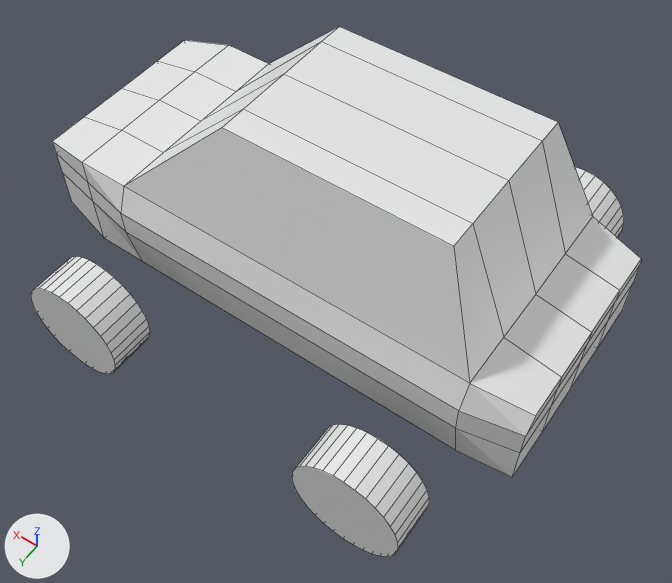
Before and after pictures for a commit that changed the Blender file Blender/auto.blend.
Camera for both pictures: a 50 mm camera at (-2.72, 4.5, 6.7) aimed at (0.18, 0.44, 0.31). Every picture has the same lights, and +X, +Y and +Z are marked at lower left. Mesh edges are drawn as thin lines.
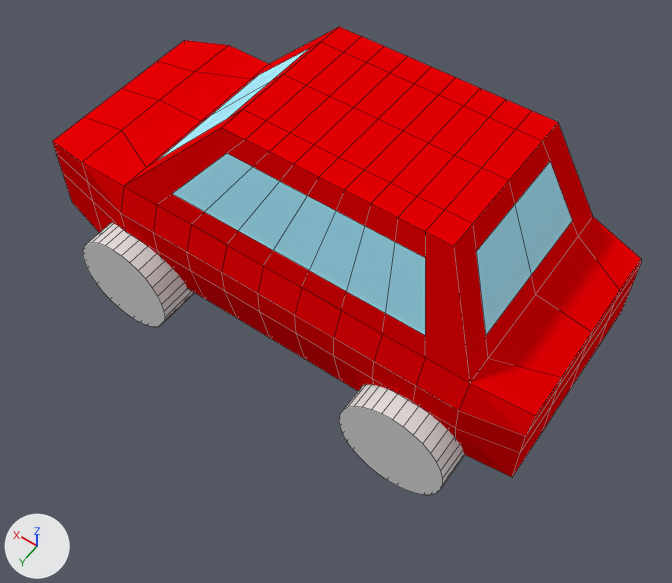
Commit message: Ingekleurde auto

Location of each change, (x1, y1, x2, y2) in pixels of the pictures (672 x 583 px):
'Cube', reshaped (12% shorter)
    before: (31, 27, 641, 556)
    after: (52, 27, 641, 495)
part 1 of me_cube_001, built on
    before: (31, 27, 624, 556)
    after: (83, 27, 593, 495)
part 2 of me_cube_001, recoloured (white to red)
    both: (52, 40, 641, 477)

The change, as a diff of the scene's bpy script:
```diff
--- a/Blender/auto.blend.py
+++ b/Blender/auto.blend.py
@@ mat_zwart @@
+mat_zwart = diffuse_material('Zwart')
+mat_zwart.base_color = (0.8, 0.8, 0.8)  # white #e7e7e7
@@ mat_rood @@
+mat_rood = diffuse_material('Rood')
+mat_rood.base_color = (0.8, 0.0, 0.00105)  # red #e70003
@@ mat_raam @@
+mat_raam = diffuse_material('Raam')
+mat_raam.base_color = (0.389, 0.833, 1.0)  # cyan #a8ebff
@@ me_cube_001 @@
 # used by ob_cube; location = (0.0, 0.0, 1.0)
-me_cube_001.from_pydata(...)  # 182 vertices, 113 faces; spans x -1.9..3.0, y 0.0..1.96, z -1.49..1.0
+me_cube_001.from_pydata(...)  # 278 vertices, 195 faces; spans x -1.9..3.0, y 0.0..1.32, z -1.49..1.0
+# me_cube_001 part 1
+# 12 faces are deleted
+# 128 vertices in x -1.48..2.44, y 1.52..1.96, z -1.49..-0.49 move by (0.0, -0.64, 0.0)
+# 2 vertices move from x -1.4..2.0, y 0.5, z 0.0 to x -1.4..2.0, y 0.72..0.73, z 0.0
+# 48 vertices are added at x -1.33..1.88, y 0.0..0.95, z 0.12..1.0
+# 6 new vertices lie (-0.38, 0.0, 0.0) away from vertices in x 2.0, y 0.0..1.1, z -1.0..0.0
+# 6 new vertices lie (-0.38, 0.0, 0.0) away from vertices in x 1.62, y 0.0..1.1, z -1.0..0.0
+# 6 new vertices lie (-0.37, 0.0, 0.0) away from vertices in x 1.24, y 0.0..1.1, z -1.0..0.0
+# 6 new vertices lie (-0.38, 0.0, 0.0) away from vertices in x 0.87, y 0.0..1.1, z -1.0..0.0
+# 6 new vertices lie (-0.38, 0.0, 0.0) away from vertices in x 0.49, y 0.0..1.1, z -1.0..0.0
+# 6 new vertices lie (-0.38, 0.0, 0.0) away from vertices in x 0.11, y 0.0..1.1, z -1.0..0.0
+# 6 new vertices lie (-0.37, 0.0, 0.0) away from vertices in x -0.27, y 0.0..1.1, z -1.0..0.0
+# 6 new vertices lie (0.38, 0.0, 0.0) away from vertices in x -1.4, y 0.0..1.1, z -1.0..0.0
+# 85 new faces join them, mat_rood (red #e70003)
+# 9 new faces join them, mat_raam (cyan #a8ebff)
+# me_cube_001 part 2: 33 faces spanning x -1.9..3.0, y 0.0..1.1, z -1.0..0.0 switch from no material to mat_rood (red #e70003)
+me_cube_001.materials.append(mat_raam)  # cyan #a8ebff
+me_cube_001.materials.append(mat_zwart)  # white #e7e7e7
```
